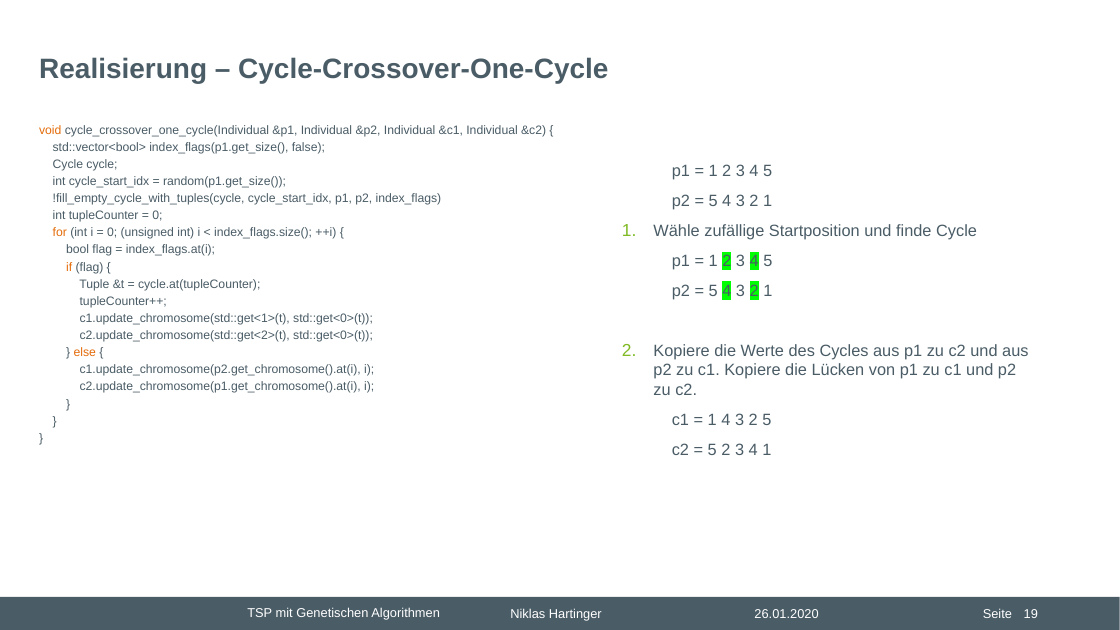
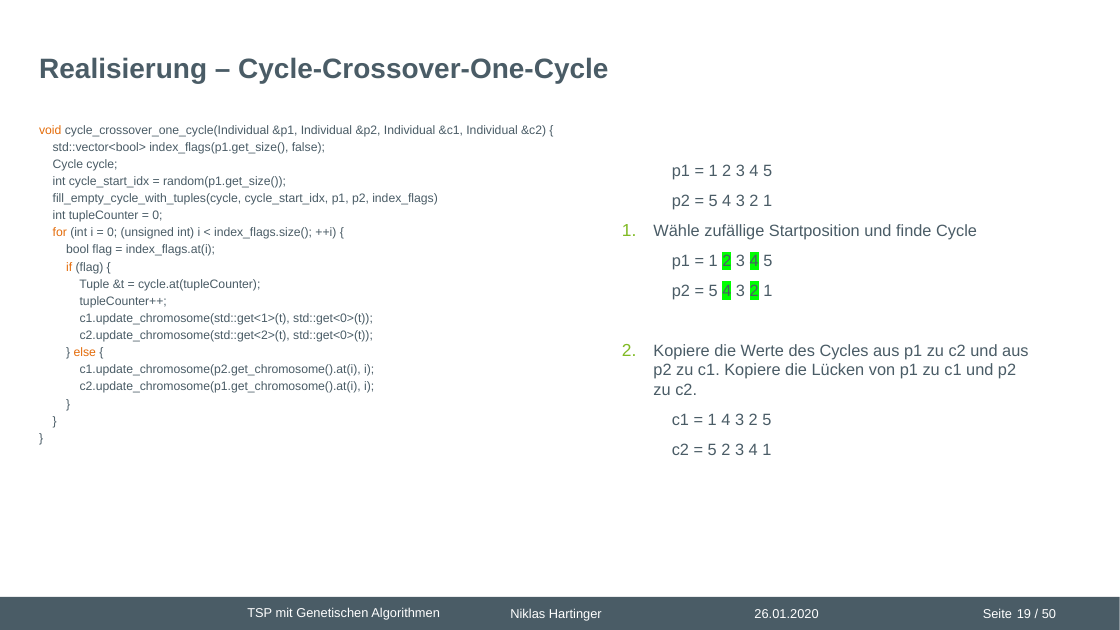
Before and after one commit to nhrt/Genetic-Algorithms, a slide deck: slide 19 of Projektvortrag/Präsentation Projektvortrag.pptx. Drawn at 1120x630 pixels with LibreOffice and Linux fonts; fonts in the diff are those of the drawing; background and template pictures are left out. Boxes give left, top, right and bottom in pixels: in the first picture for what was removed or moved away, otherwise in the second. Text is boxed around its words. In the diff, an @@ line names an element or a change of style, - is before the commit and + after.

```diff
--- a/Projektvortrag/Präsentation Projektvortrag.pptx
+++ b/Projektvortrag/Präsentation Projektvortrag.pptx
@@ text at (53,193,438,205): text changed @@
-!fill_empty_cycle_with_tuples(cycle, cycle_start_idx, p1, p2, index_flags)
+fill_empty_cycle_with_tuples(cycle, cycle_start_idx, p1, p2, index_flags)
@@ page number at (1017,609,1056,618): text changed @@
-19
+19 / 50
```
Also in this commit, not shown: 33 other slides changed, 1 slide added, 1 other file.
